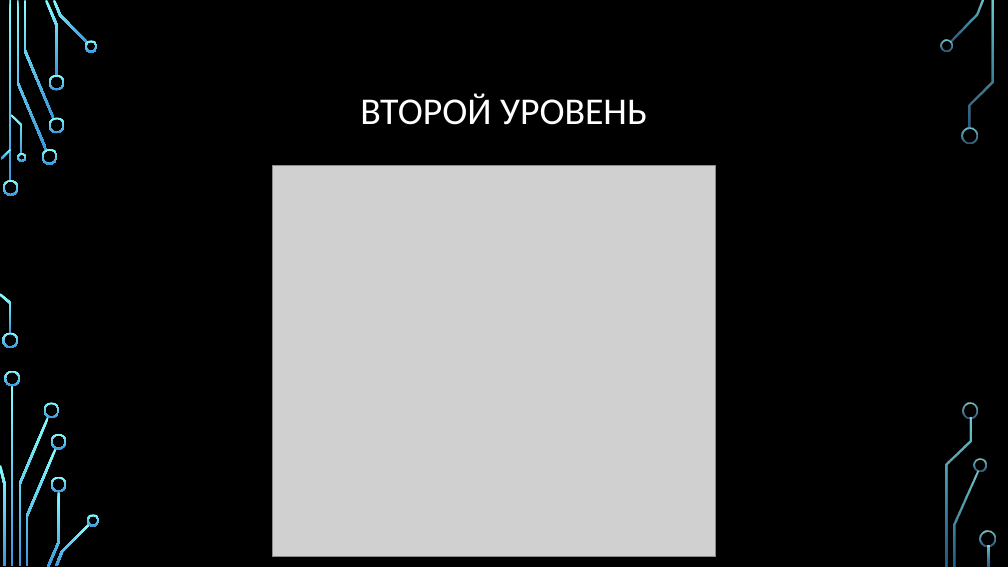
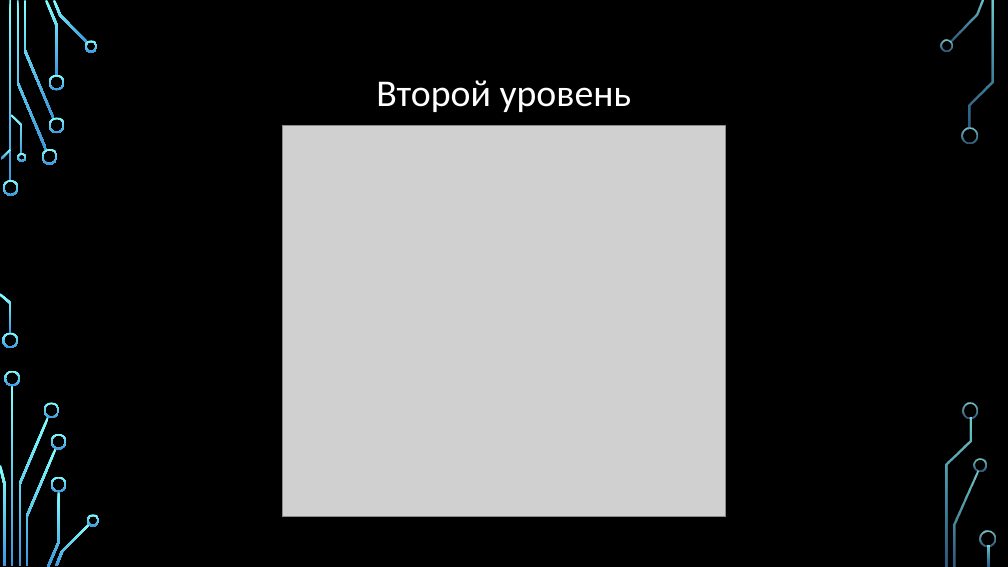
Before and after one commit to AZEN-SGG/PyGameProject, a slide deck: slide 6 of Презентация по проекту.pptx. Drawn at 1008x567 pixels with LibreOffice and Linux fonts; fonts in the diff are those of the drawing; grey boxes stand for pictures; background and template pictures are left out. Boxes give left, top, right and bottom in pixels: in the first picture for what was removed or moved away, otherwise in the second. Text is boxed around its words. In the diff, an @@ line names an element or a change of style, - is before the commit and + after.

```diff
--- a/Презентация по проекту.pptx
+++ b/Презентация по проекту.pptx
@@ title at box(376, 80, 632, 112): text changed @@
-ВТОРОЙ УРОВЕНЬ
+Второй уровень
@@ picture: place and size @@
-picture at box(273, 166, 716, 557)
+picture at box(283, 126, 726, 516)
```
Also in this commit, not shown: 2 other slides changed.
